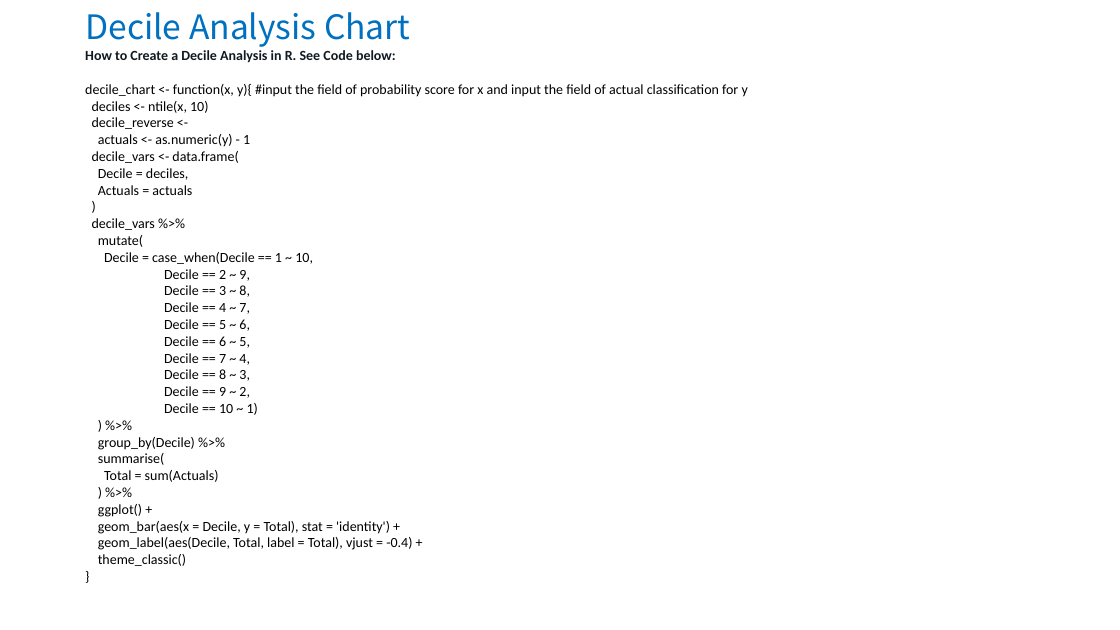
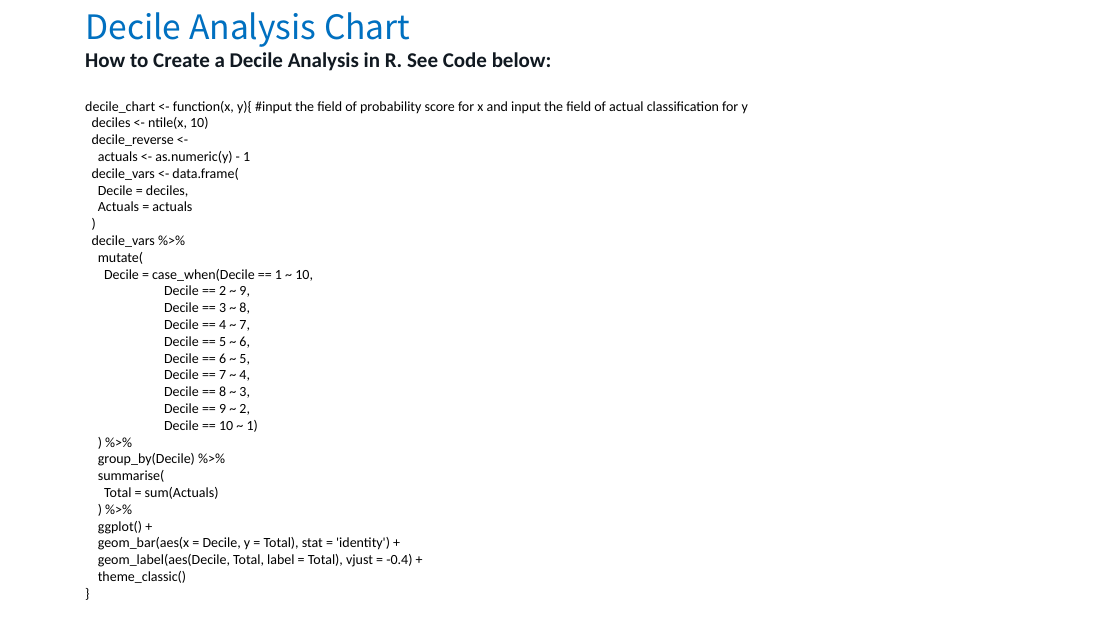
Before and after one commit to brentdyoung/Decile-Analysis, a slide deck: slide 6 of How to Create a Decile Analysis_Young_051419.pptx. Drawn at 1120x630 pixels with LibreOffice and Linux fonts; fonts in the diff are those of the drawing. Boxes give left, top, right and bottom in pixels: in the first picture for what was removed or moved away, otherwise in the second. Text is boxed around its words. In the diff, an @@ line names an element or a change of style, - is before the commit and + after.

```diff
--- a/How to Create a Decile Analysis_Young_051419.pptx
+++ b/How to Create a Decile Analysis_Young_051419.pptx
@@ text at bbox=[85, 52, 552, 71]: size 12 to 18 pt in "How to Create a Decile Analysis in ..." @@
```
Also in this commit, not shown: 2 other slides changed.
